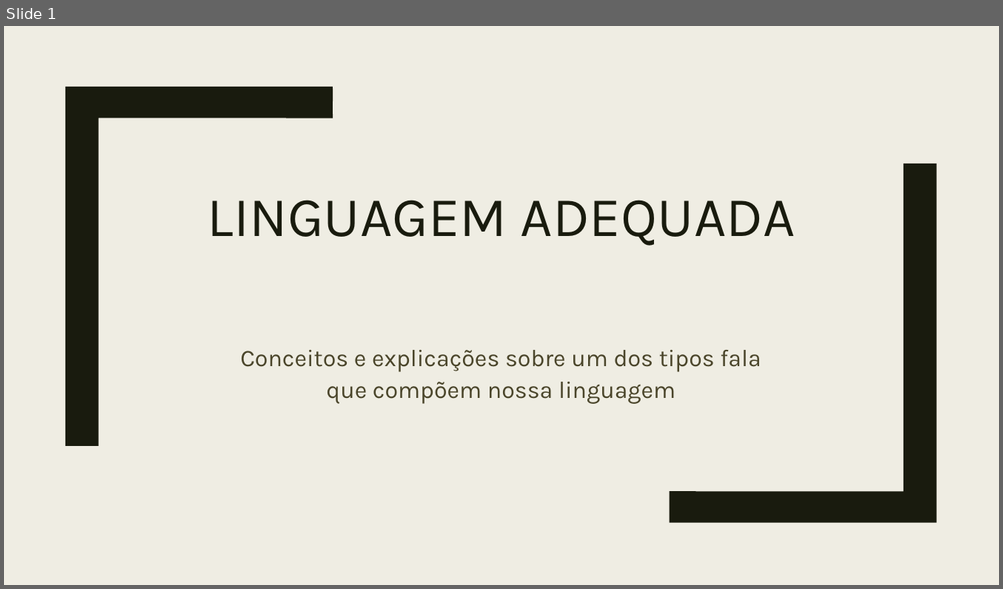
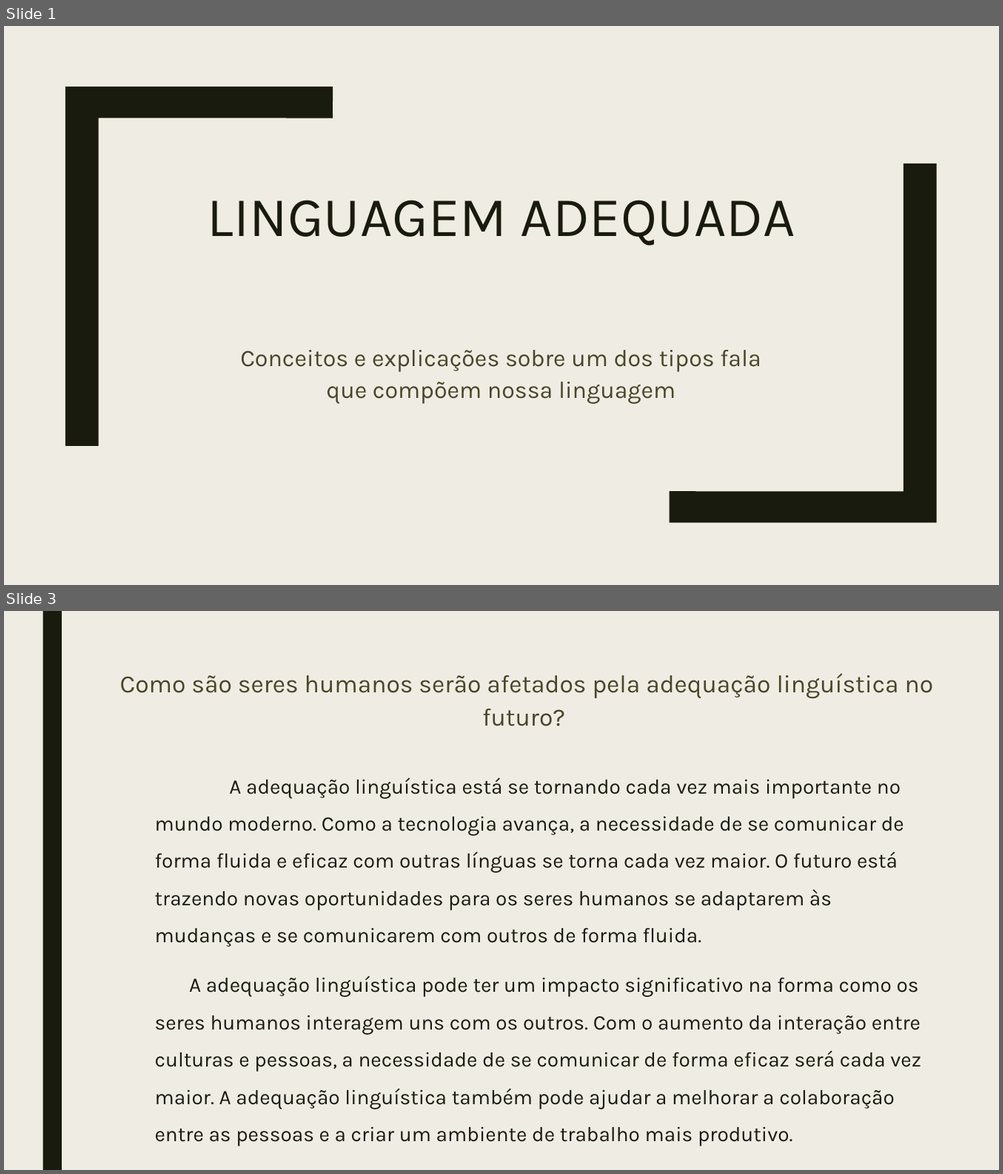
Before and after one commit to bellimatheus/Linguagem, a slide deck: Comunicação/Linguagem adequada.pptx. Shown one above the other, each under a label of ours: slide 1 before the commit, slides 1 and 3 after it; the slides between them are not shown. The pictures are 1003x589 and 1003x1174 pixels, drawn with LibreOffice and Linux fonts; fonts in the diff are those of the drawing. Boxes give left, top, right and bottom in pixels: in the first picture for what was removed or moved away, otherwise in the second. Text is boxed around its words. In the diff, an @@ line names an element or a change of style, - is before the commit and + after.

```diff
--- a/Comunicação/Linguagem adequada.pptx
+++ b/Comunicação/Linguagem adequada.pptx
@@ slide 3 added at box(4, 611, 999, 1170), background #EFEDE3 @@
@@ rectangle added at box(42, 611, 62, 1170), fill #191B0E @@
@@ text added at box(120, 673, 933, 726), 24 pt, text #4A452A @@
+Como são seres humanos serão afetados pela adequação linguística no futuro?
@@ text added at box(155, 777, 921, 1147), 20 pt, text #191B0E @@
+A adequação linguística está se tornando cada vez mais importante no mundo moderno. Como a tecnologia avança, a necessidade de se comunicar de forma fluida e eficaz com outras línguas se torna cada vez maior. O futuro está trazendo novas oportunidades para os seres humanos se adaptarem às mudanças e se comunicarem com outros de forma fluida.
+A adequação linguística pode ter um impacto significativo na forma como os seres humanos interagem uns com os outros. Com o aumento da interação entre culturas e pessoas, a necessidade de se comunicar de forma eficaz será cada vez maior. A adequação linguística também pode ajudar a melhorar a colaboração entre as pessoas e a criar um ambiente de trabalho mais produtivo.
```
Also in this commit, not shown: 1 slide changed, 6 other slides added, 1 slide removed.
